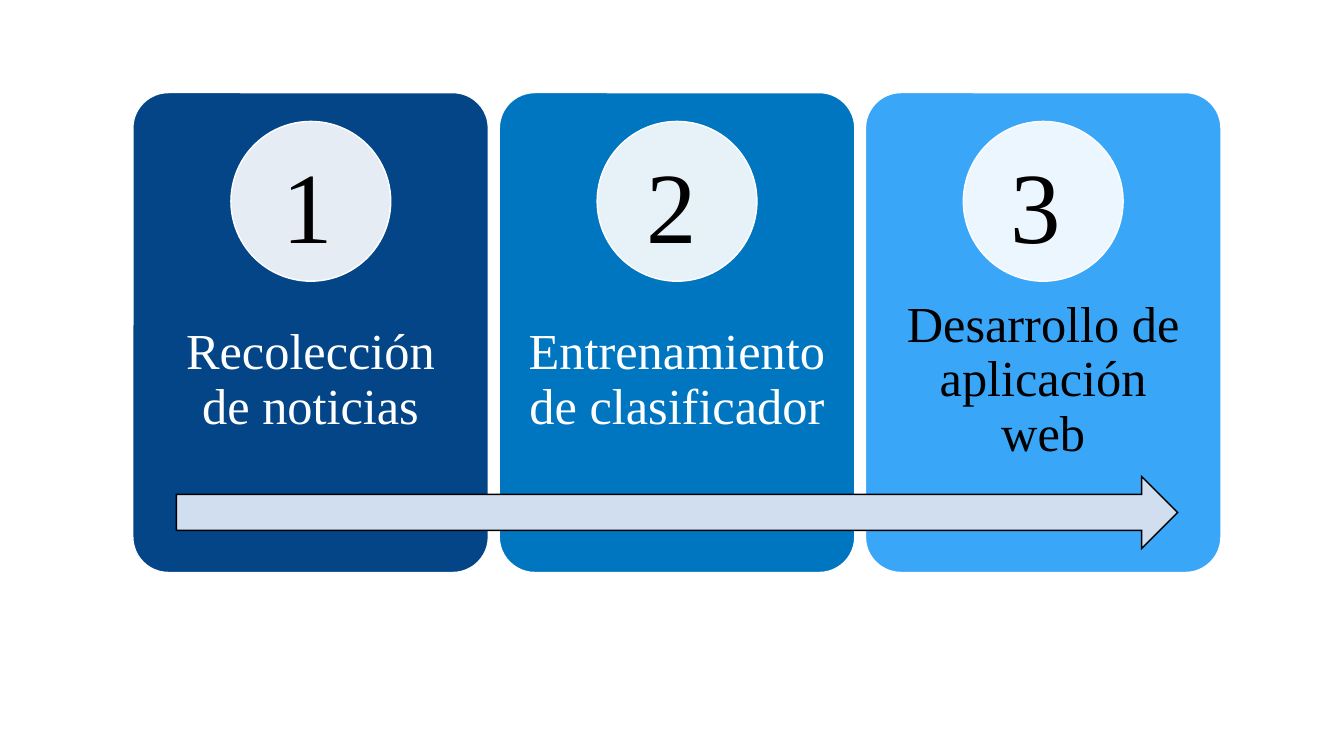
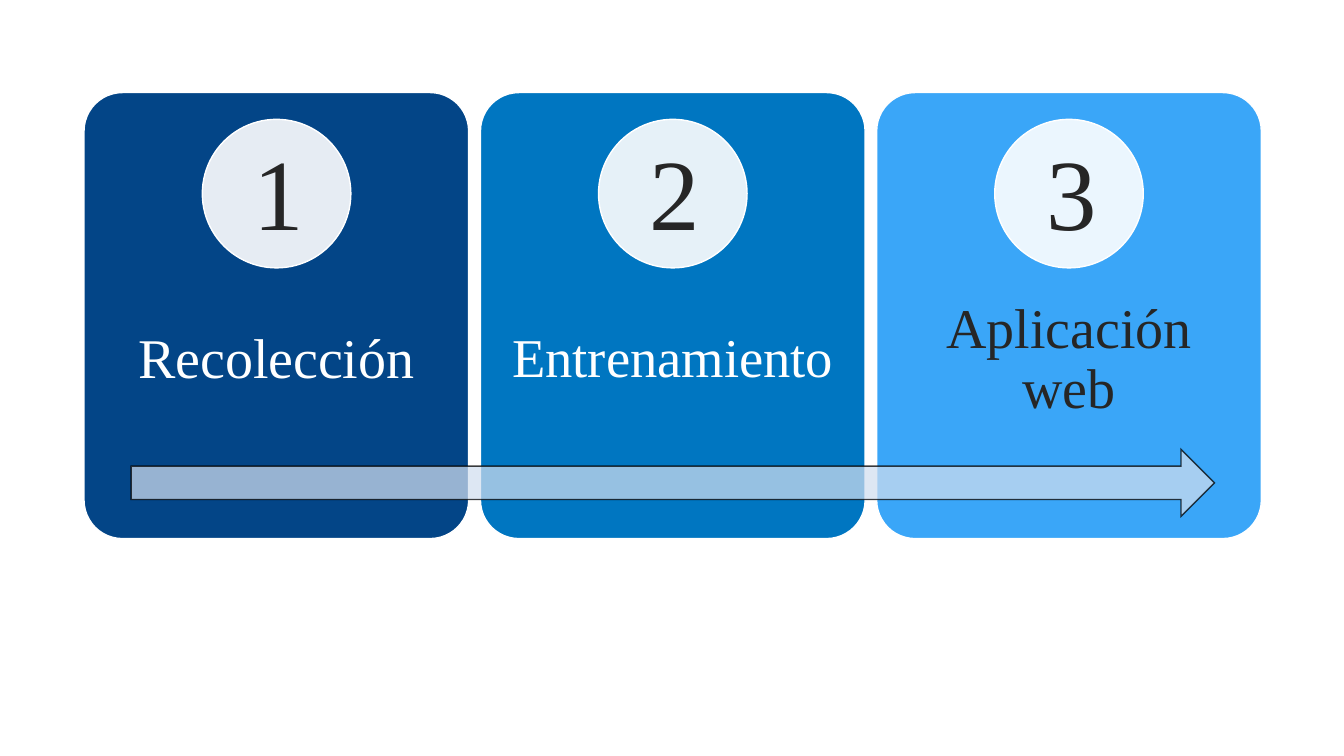
Before and after one commit to AndresHGdeG/TT2, a slide deck: slide 1 of Analisis/Recursos/Capitulo5/Etapas.pptx. Drawn at 1344x756 pixels with LibreOffice and Linux fonts; fonts in the diff are those of the drawing. Boxes give left, top, right and bottom in pixels: in the first picture for what was removed or moved away, otherwise in the second. Text is boxed around its words. In the diff, an @@ line names an element or a change of style, - is before the commit and + after.

```diff
--- a/Analisis/Recursos/Capitulo5/Etapas.pptx
+++ b/Analisis/Recursos/Capitulo5/Etapas.pptx
@@ rounded rectangle: place and size @@
-rounded rectangle at [133, 93, 489, 573]
+rounded rectangle at [84, 93, 469, 539]
@@ ellipse "1": place and size @@
-ellipse "1" at [218, 110, 398, 296]
+ellipse "1" at [189, 98, 369, 284]
@@ ellipse: place and size @@
-ellipse at [231, 121, 391, 281]
+ellipse at [203, 119, 351, 267]
@@ rounded rectangle: place and size @@
-rounded rectangle at [499, 93, 855, 573]
+rounded rectangle at [481, 93, 866, 539]
@@ ellipse "2": place and size @@
-ellipse "2" at [582, 110, 762, 296]
+ellipse "2" at [585, 98, 765, 284]
@@ ellipse: place and size @@
-ellipse at [597, 121, 757, 281]
+ellipse at [599, 119, 747, 267]
@@ rounded rectangle: place and size @@
-rounded rectangle at [866, 93, 1222, 573]
+rounded rectangle at [877, 93, 1262, 539]
@@ text colour #000000 to #262626 in 3 elements at [585, 98, 765, 284], [189, 98, 369, 284], [982, 98, 1163, 284] @@
@@ ellipse "3": place and size @@
-ellipse "3" at [946, 110, 1126, 296]
+ellipse "3" at [982, 98, 1163, 284]
@@ ellipse: place and size @@
-ellipse at [964, 121, 1124, 281]
+ellipse at [995, 119, 1143, 267]
@@ text at [946, 309, 1191, 409]: text changed; size 36 to 40 pt; text colour #000000 to #262626 @@
-Desarrollo de aplicación web
+Aplicación web
@@ text at [138, 339, 414, 379]: text changed; size 36 to 40 pt @@
-Recolección de noticias
+Recolección
@@ text at [512, 341, 833, 378]: text changed; size 36 to 39 pt @@
-Entrenamiento de clasificador
+Entrenamiento
@@ right arrow: place and size @@
-right arrow at [176, 477, 1178, 548]
+right arrow at [131, 450, 1215, 516]
@@ right arrow at [131, 450, 1215, 516]: fill #D2DEEF to #D2DEEF at 72% opacity @@
```
Also in this commit, not shown: 20 other files.
